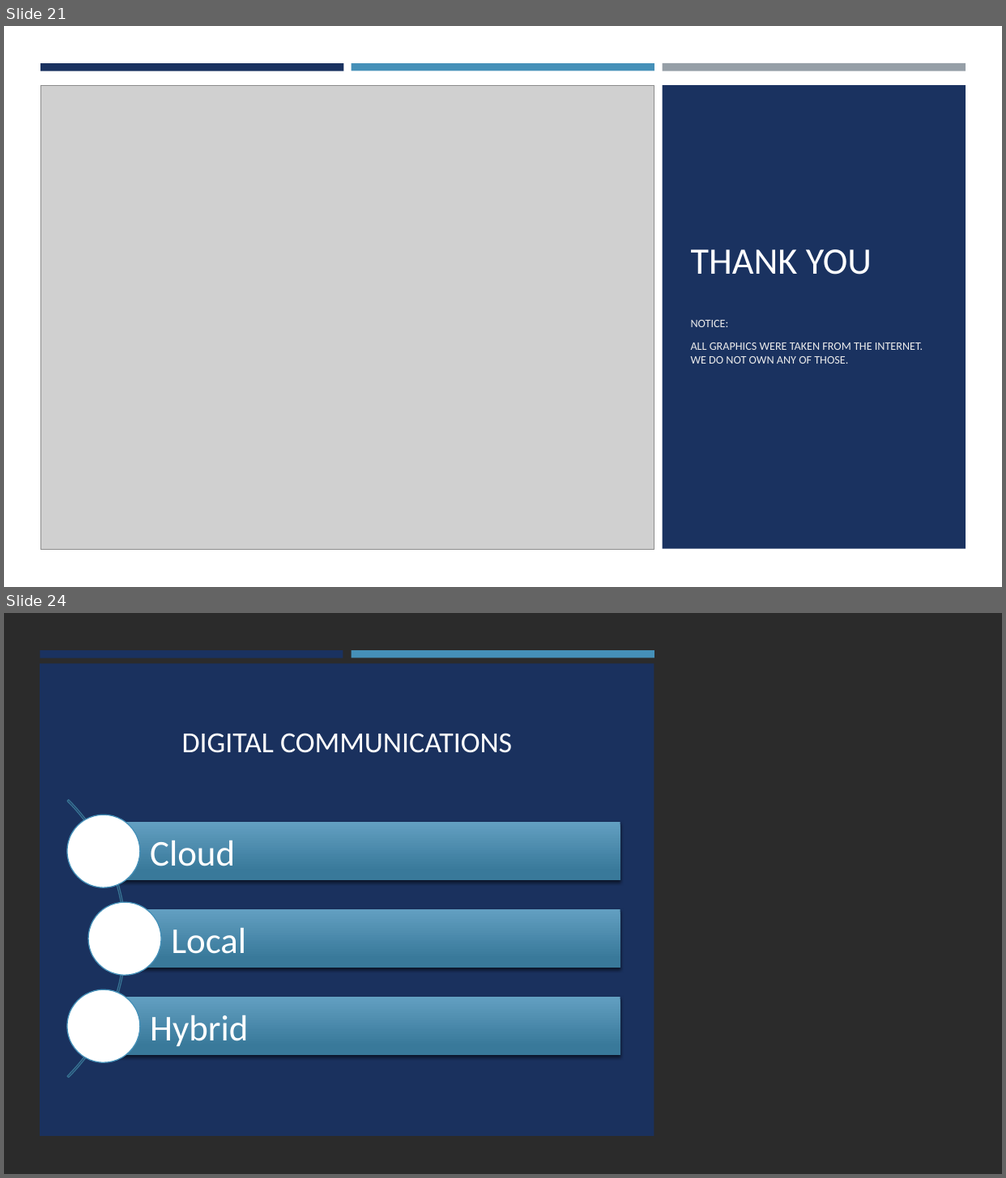
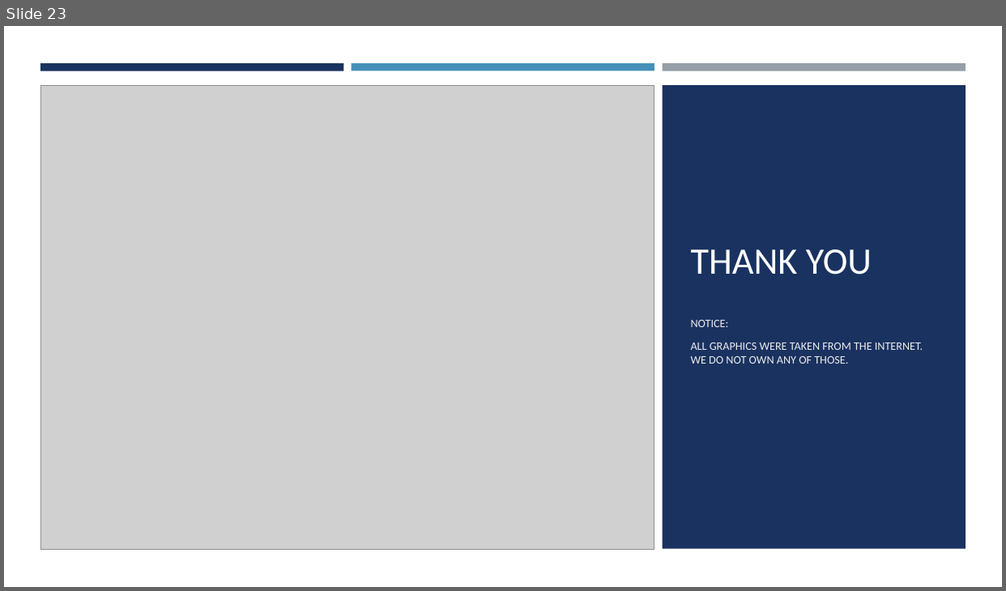
Before and after one commit to seakmengc/find_me, a slide deck: docs/find_me.pptx. Shown one above the other, each under a label of ours: slides 21 and 24 before the commit, slide 23 after it; the slides between them are not shown. The pictures are 1006x1178 and 1006x591 pixels, drawn with LibreOffice and Linux fonts; fonts in the diff are those of the drawing; grey boxes stand for pictures; background and template pictures are left out; a plain dark background stands for a picture behind light text. Boxes give left, top, right and bottom in pixels: in the first picture for what was removed or moved away, otherwise in the second. Text is boxed around its words. In the diff, an @@ line names an element or a change of style, - is before the commit and + after.

```diff
--- a/docs/find_me.pptx
+++ b/docs/find_me.pptx
@@ slide 24 removed at (4,613,1002,1174), background picture (left out) @@
@@ rectangle removed at (4,613,1002,1174) @@
@@ rectangle removed at (40,650,343,658) @@
@@ rectangle removed at (351,650,654,658) @@
@@ rectangle removed at (40,664,654,1136) @@
@@ title removed at (182,733,512,753) @@
-DIGITAL COMMUNICATIONS
@@ group removed at (4,743,620,1135): 3 rectangles, 3 texts, 3 ellipses, 1 arch (boxed as its full ring) @@
-Cloud
-Local
-Hybrid
@@ what was slide 21 is now slide 23 @@
```
Also in this commit, not shown: 3 slides changed, 4 slides added, 4 other slides removed, 4 other files.
